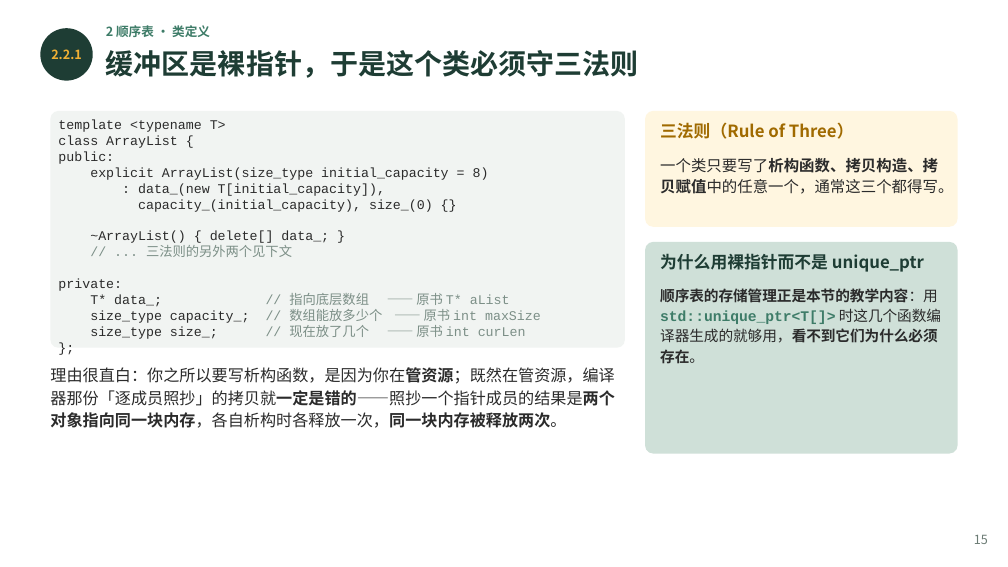
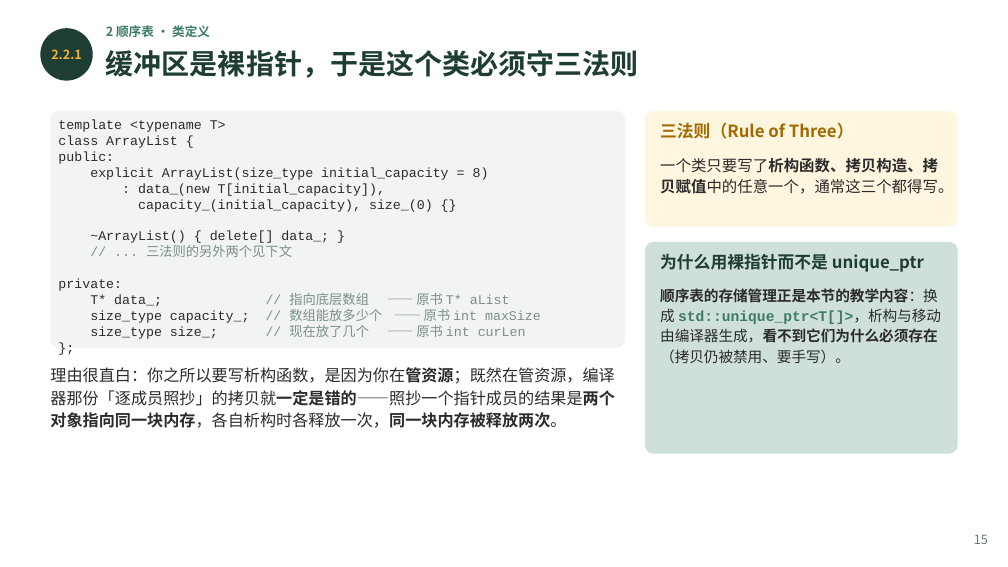
Before and after one commit to GMyhf/2026fall-cs201cq, a slide deck: slide 15 of courseware/202609_DSA_02_Linear_List.pptx. Drawn at 1008x567 pixels with LibreOffice and Linux fonts; fonts in the diff are those of the drawing. Boxes give left, top, right and bottom in pixels: in the first picture for what was removed or moved away, otherwise in the second. Text is boxed around its words. In the diff, an @@ line names an element or a change of style, - is before the commit and + after.

```diff
--- a/courseware/202609_DSA_02_Linear_List.pptx
+++ b/courseware/202609_DSA_02_Linear_List.pptx
@@ text at box(660, 288, 941, 363): text changed @@
-顺序表的存储管理正是本节的教学内容：用 std::unique_ptr<T[]> 时这几个函数编译器生成的就够用，看不到它们为什么必须存在。
+顺序表的存储管理正是本节的教学内容：换成 std::unique_ptr<T[]>，析构与移动由编译器生成，看不到它们为什么必须存在（拷贝仍被禁用、要手写）。
```
Also in this commit, not shown: 9 other slides changed.
